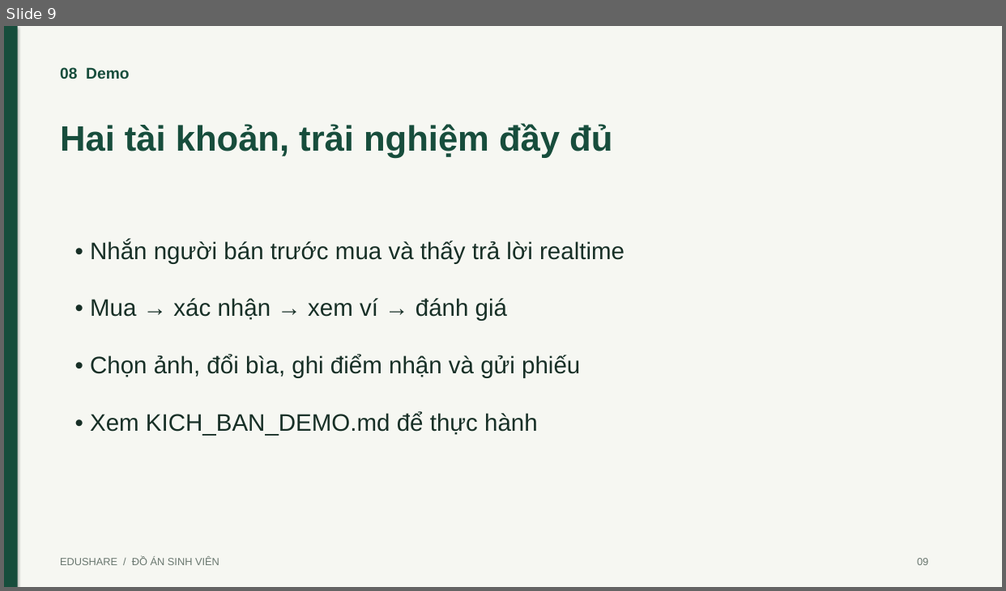
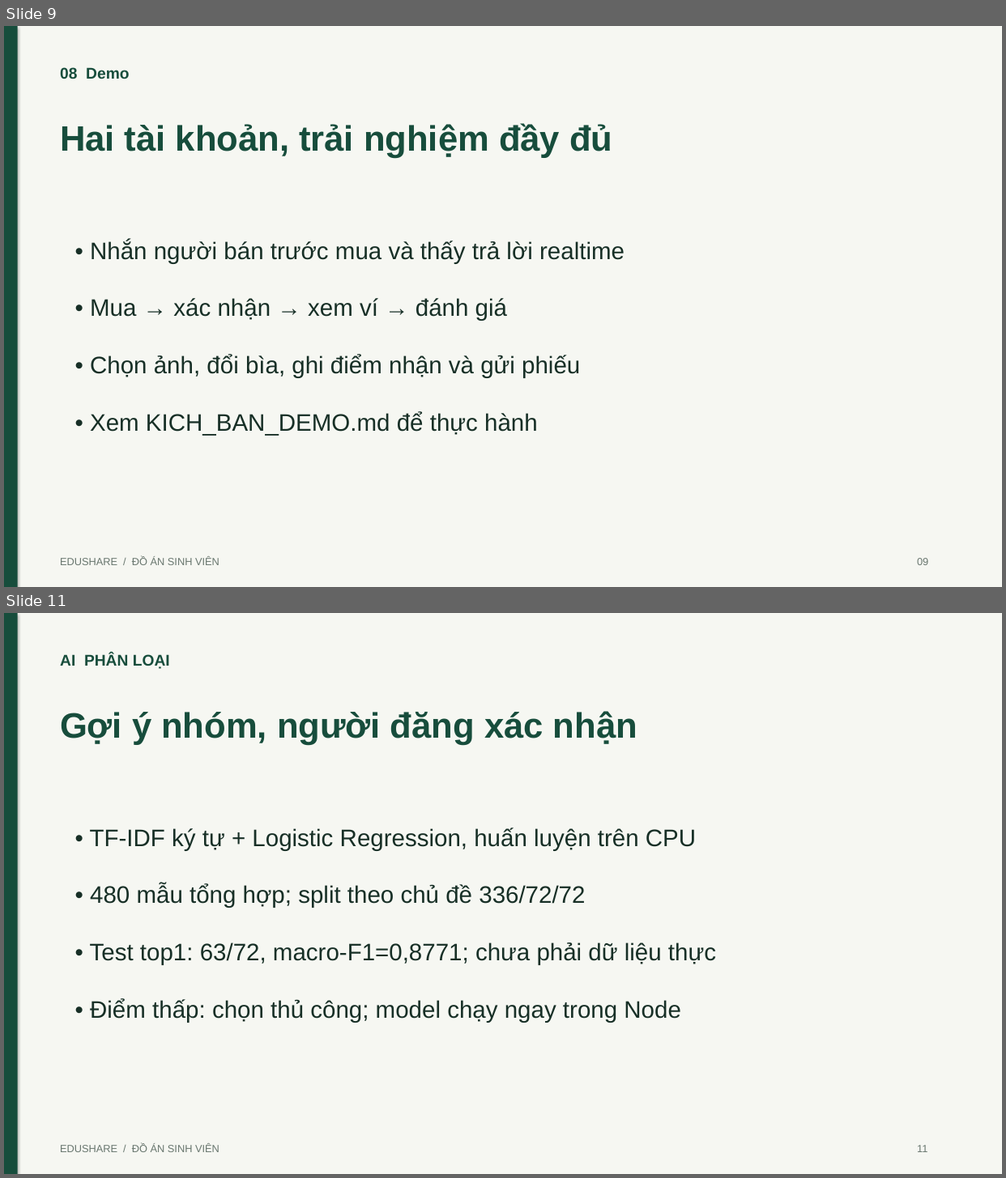
Before and after one commit to TanTai08/AppEduShare, a slide deck: docs/EduShare_Thuyet_Trinh.pptx. Shown one above the other, each under a label of ours: slide 9 before the commit, slides 9 and 11 after it; the slides between them are not shown. The pictures are 1006x591 and 1006x1178 pixels, drawn with LibreOffice and Linux fonts; fonts in the diff are those of the drawing. Boxes give left, top, right and bottom in pixels: in the first picture for what was removed or moved away, otherwise in the second. Text is boxed around its words. In the diff, an @@ line names an element or a change of style, - is before the commit and + after.

```diff
--- a/docs/EduShare_Thuyet_Trinh.pptx
+++ b/docs/EduShare_Thuyet_Trinh.pptx
@@ slide 11 added at box(4, 613, 1002, 1174), background #F6F7F2 @@
@@ rectangle added at box(4, 613, 18, 1174), fill #174D3C @@
@@ text added at box(60, 653, 170, 669), 15 pt, text #174D3C, bold @@
+AI PHÂN LOẠI
@@ text added at box(60, 711, 637, 745), 34 pt, text #174D3C, bold @@
+Gợi ý nhóm, người đăng xác nhận
@@ text added at box(90, 828, 716, 1023), 23 pt, text #172F26 @@
+• TF-IDF ký tự + Logistic Regression, huấn luyện trên CPU
+• 480 mẫu tổng hợp; split theo chủ đề 336/72/72
+• Test top1: 63/72, macro-F1=0,8771; chưa phải dữ liệu thực
+• Điểm thấp: chọn thủ công; model chạy ngay trong Node
@@ text added at box(60, 1144, 219, 1152), 10 pt, text #69776F @@
+EDUSHARE / ĐỒ ÁN SINH VIÊN
@@ text added at box(917, 1145, 927, 1152), 10 pt, text #69776F @@
+11
```
Also in this commit, not shown: 4 slides changed, 39 other files.
